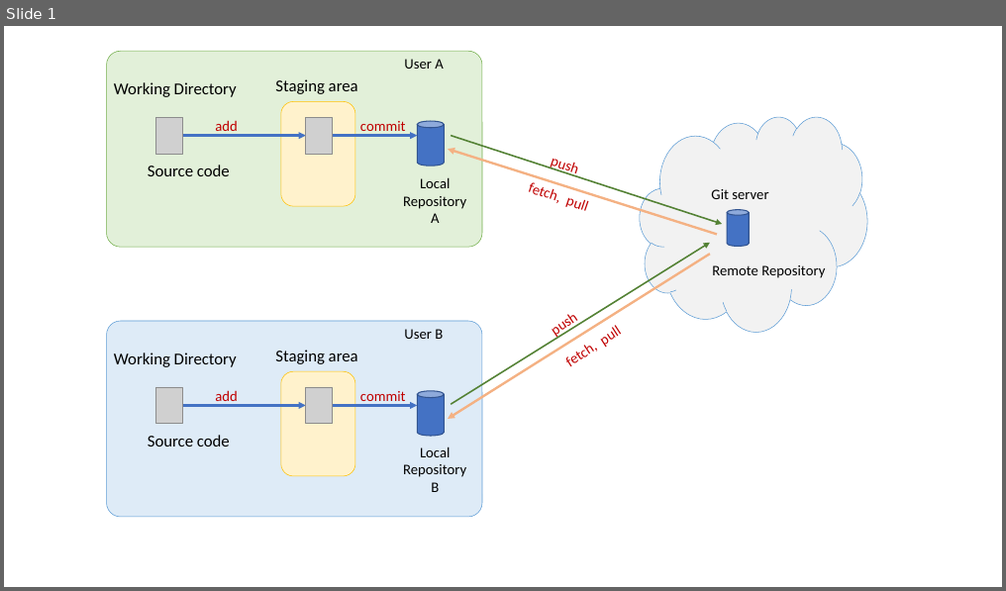
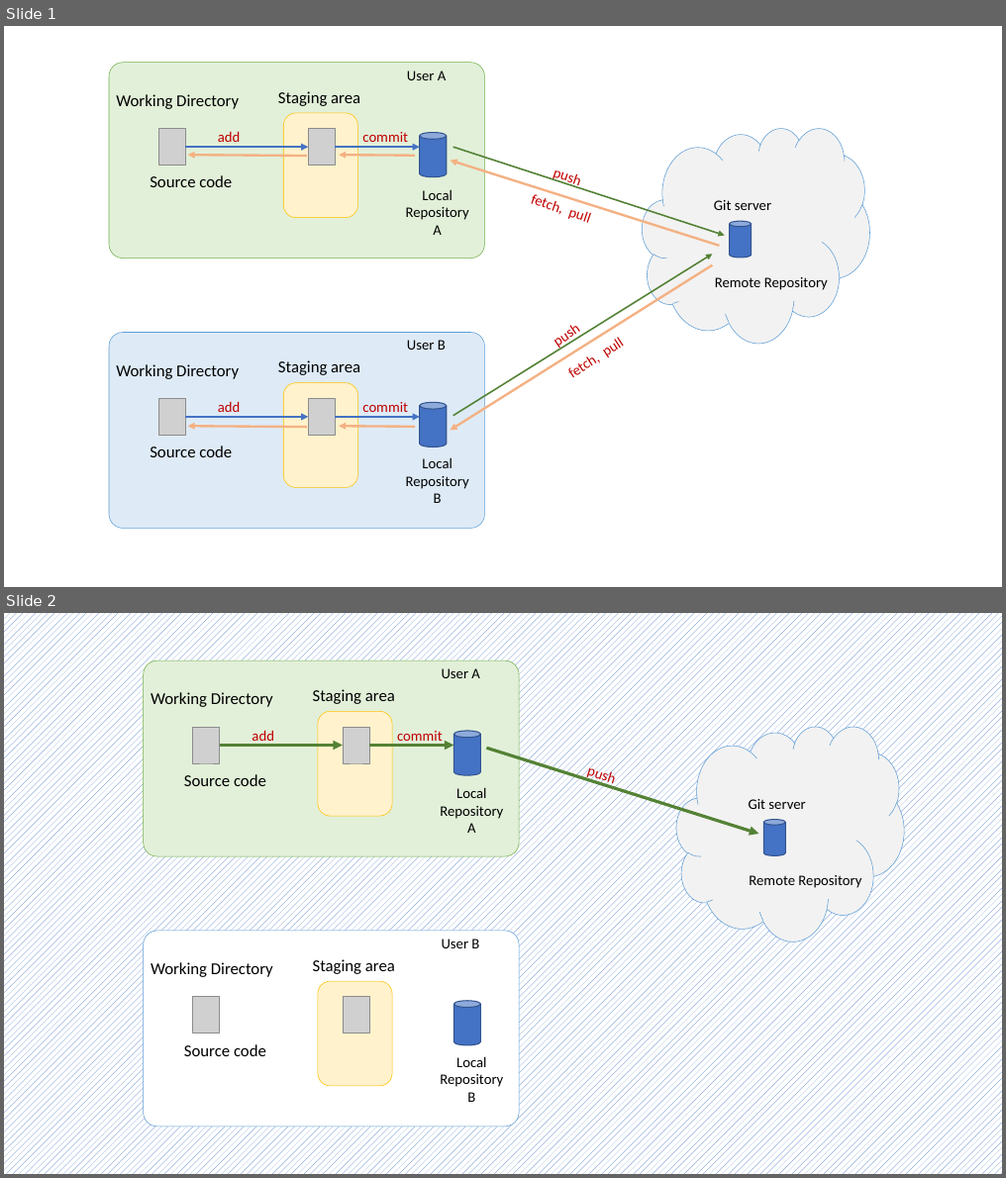
Before and after one commit to xijanispeace/week-01, a slide deck: Docs/Presentation1.pptx. Shown one above the other, each under a label of ours: slide 1 before the commit, slides 1 and 2 after it. The pictures are 1006x591 and 1006x1178 pixels, drawn with LibreOffice and Linux fonts; fonts in the diff are those of the drawing; grey boxes stand for pictures. Boxes give left, top, right and bottom in pixels: in the first picture for what was removed or moved away, otherwise in the second. Text is boxed around its words. In the diff, an @@ line names an element or a change of style, - is before the commit and + after.

```diff
--- a/Docs/Presentation1.pptx
+++ b/Docs/Presentation1.pptx
@@ slide 2 added at bbox=[4, 613, 1002, 1174], background pattern #4472C4 on #FFFFFF @@
@@ group added at bbox=[144, 661, 904, 1127]: 15 texts, 4 rounded rectangles, 4 pictures, 3 cylinders, 3 arrows, 1 cloud @@
+Git server
+push
+Remote Repository
+User A
+Source code
+Staging area
+add
+commit
+Working Directory
+User B
+Source code
+Staging area
+Working Directory
+Local
+Repository
+A
+Local
+Repository
+B
@@ slide 1 changed as well @@
@@ 10 texts, 4 pictures, 4 rounded rectangles, 2 arrows: place and size @@
-10 texts, 4 pictures, 4 rounded rectangles, 2 arrows at bbox=[107, 51, 645, 517]
+10 texts, 4 pictures, 4 rounded rectangles, 2 arrows at bbox=[109, 63, 647, 528]
@@ arrow moved from (183, 135) - (306, 135) to (185, 148) - (308, 148) @@
@@ arrow moved from (333, 135) - (417, 135) to (335, 148) - (420, 148) @@
@@ 10 texts, 3 cylinders, 3 arrows, 1 cloud: place and size @@
-10 texts, 3 cylinders, 3 arrows, 1 cloud at bbox=[215, 79, 867, 436]
+10 texts, 3 cylinders, 3 arrows, 1 cloud at bbox=[218, 91, 870, 448]
@@ arrow moved from (450, 135) - (722, 224) to (453, 148) - (725, 236) @@
@@ group added at bbox=[188, 155, 415, 427]: 4 arrows @@
```
Also in this commit, not shown: 1 other slide added.
